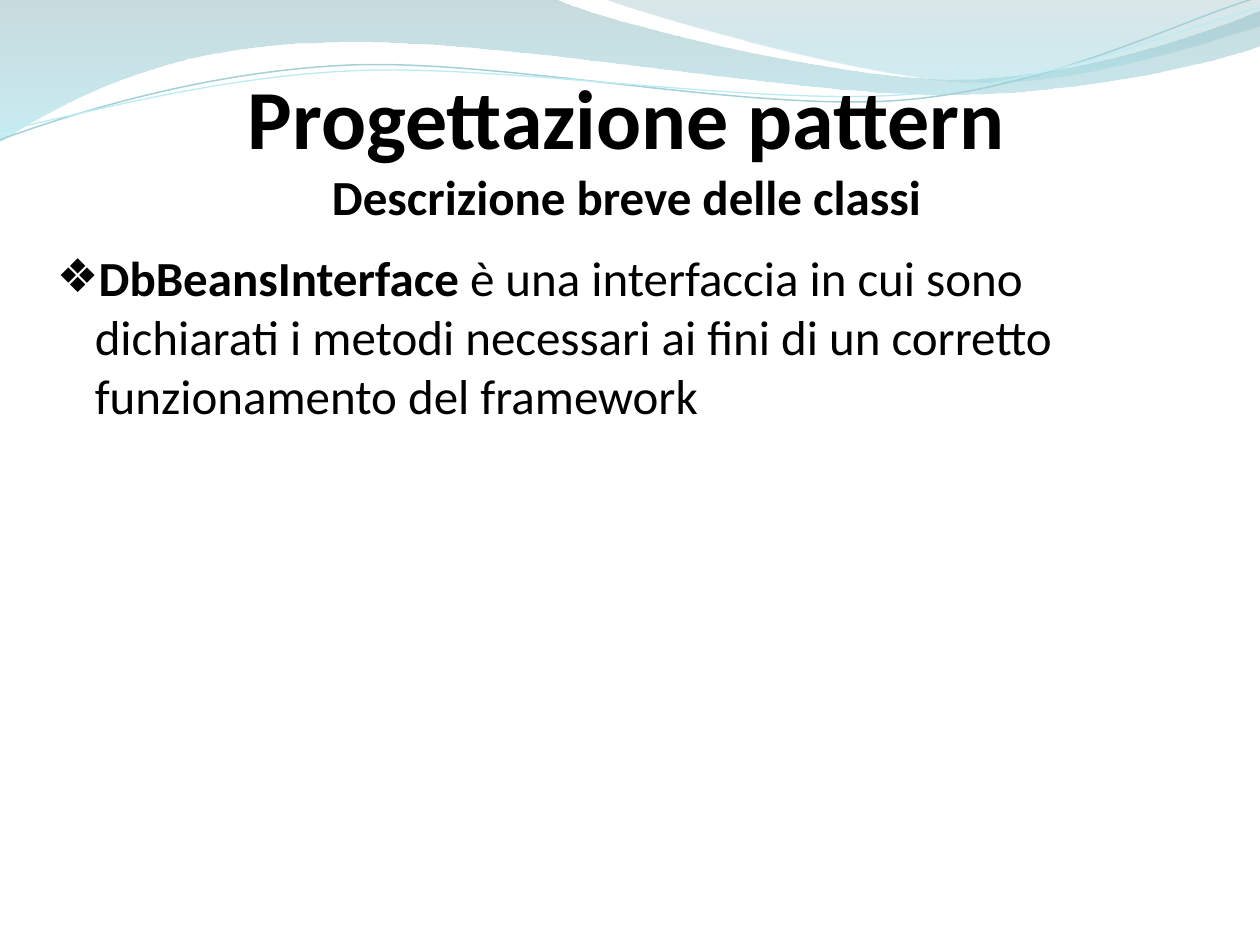
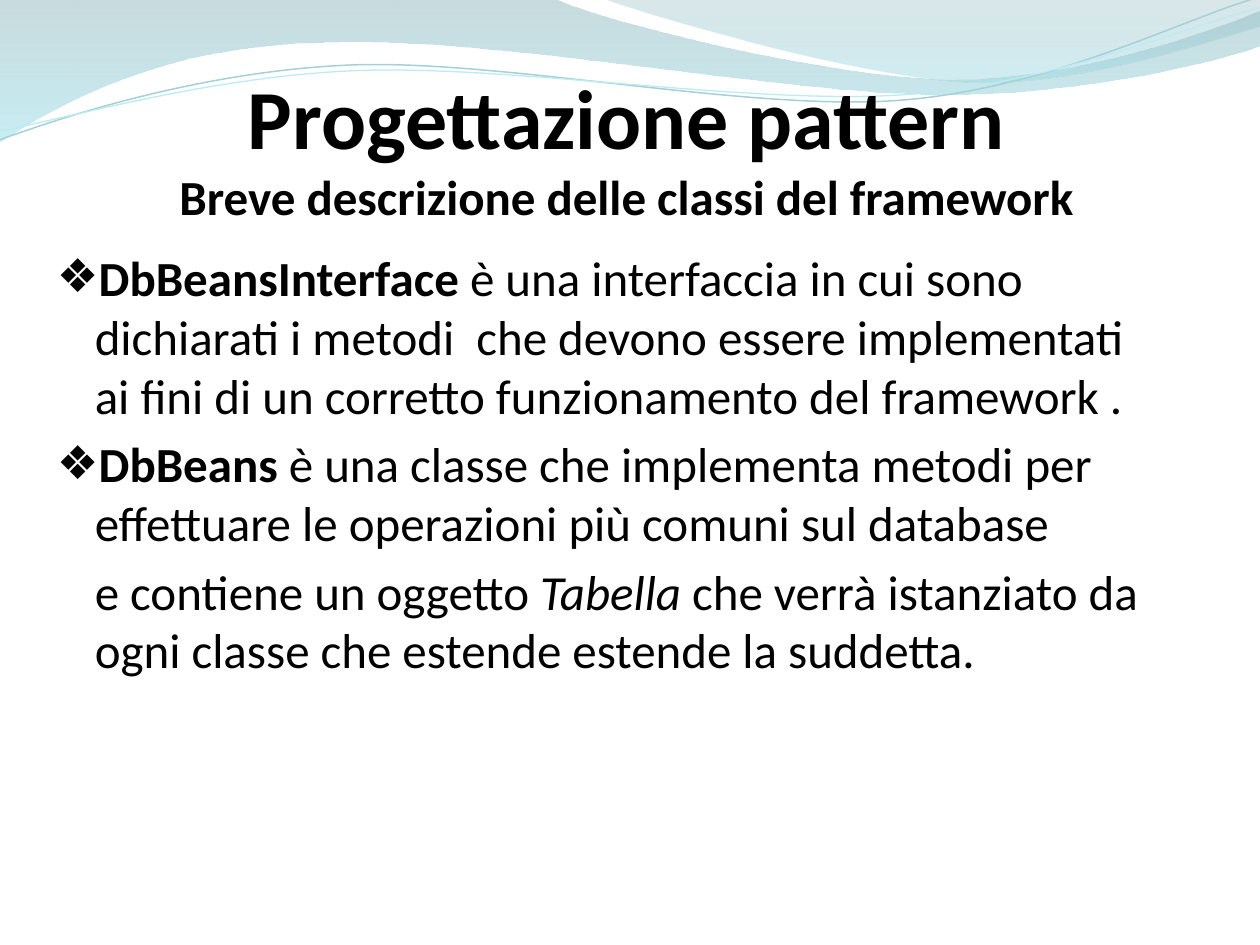
Before and after one commit to ammirate/at-silo, a slide deck: slide 9 of Presentazione/Atsilo1/Scafuro/[BOZZA] Presentazione framework.pptx (slide 11 before the commit). Drawn at 1260x945 pixels with LibreOffice and Linux fonts; fonts in the diff are those of the drawing. Boxes give left, top, right and bottom in pixels: in the first picture for what was removed or moved away, otherwise in the second. Text is boxed around its words. In the diff, an @@ line names an element or a change of style, - is before the commit and + after.

```diff
--- a/Presentazione/Atsilo1/Scafuro/[BOZZA] Presentazione framework.pptx
+++ b/Presentazione/Atsilo1/Scafuro/[BOZZA] Presentazione framework.pptx
@@ text "Progettazione pattern": place and size @@
-text "Progettazione pattern" at (248,79,1005,216)
+text "Progettazione pattern" at (179,79,1073,216)
@@ text at (179,180,1073,216): text changed @@
-Descrizione breve delle classi
+Breve descrizione delle classi del framework
@@ text at (95,261,1138,677): text changed @@
-❖ DbBeansInterface è una interfaccia in cui sono dichiarati i metodi necessari ai fini di un corretto funzionamento del framework
+❖ DbBeansInterface è una interfaccia in cui sono dichiarati i metodi che devono essere implementati ai fini di un corretto funzionamento del framework .
+❖ DbBeans è una classe che implementa metodi per effettuare le operazioni più comuni sul database
+e contiene un oggetto Tabella che verrà istanziato da ogni classe che estende estende la suddetta.
```
Also in this commit, not shown: 5 other slides changed, 4 slides added, 1 slide removed.
